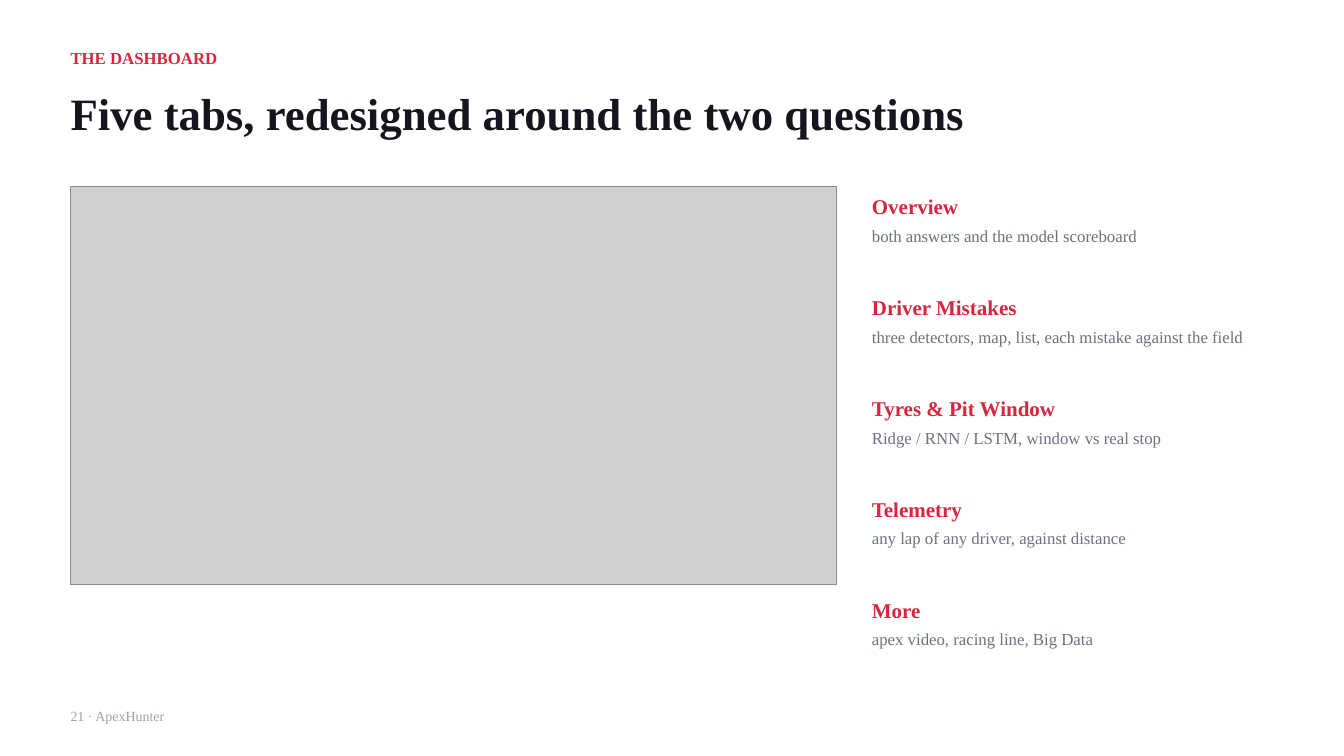
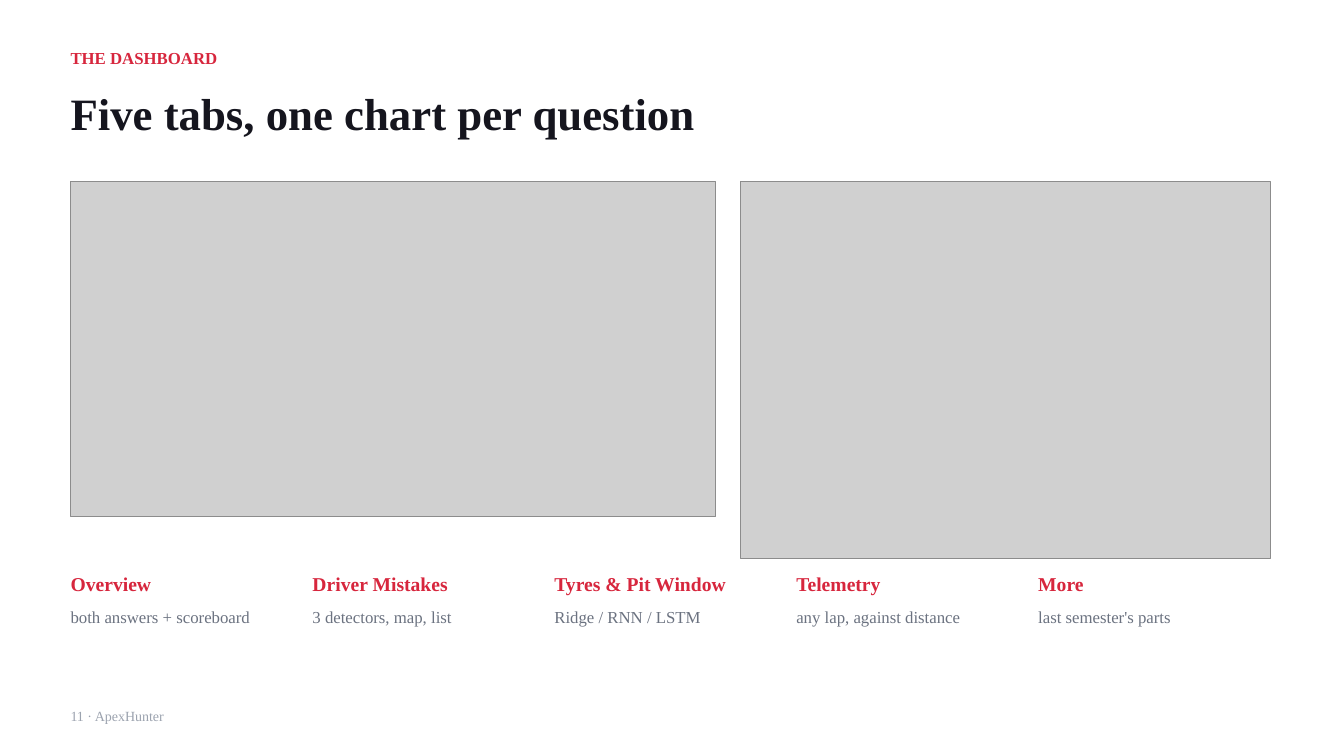
Before and after one commit to ParinShah2312/ApexHunter, a slide deck: slide 11 of docs/submission/ApexHunter_Presentation.pptx (slide 21 before the commit). Drawn at 1344x756 pixels with LibreOffice and Linux fonts; fonts in the diff are those of the drawing; grey boxes stand for pictures. Boxes give left, top, right and bottom in pixels: in the first picture for what was removed or moved away, otherwise in the second. Text is boxed around its words. In the diff, an @@ line names an element or a change of style, - is before the commit and + after.

```diff
--- a/docs/submission/ApexHunter_Presentation.pptx
+++ b/docs/submission/ApexHunter_Presentation.pptx
@@ text at (71,99,695,140): text changed @@
-Five tabs, redesigned around the two questions
+Five tabs, one chart per question
@@ picture: place and size @@
-picture at (71,187,837,585)
+picture at (71,181,716,517)
@@ picture added at (741,181,1270,559) @@
@@ text removed at (872,331,1243,347) @@
-three detectors, map, list, each mistake against the field
@@ text "Overview": place and size @@
-text "Overview" at (872,199,958,215)
+text "Overview" at (71,577,152,592)
@@ text "Driver Mistakes": place and size @@
-text "Driver Mistakes" at (872,300,1016,316)
+text "Driver Mistakes" at (312,577,448,591)
@@ size 15 to 14 pt in 5 elements at (1038,578,1083,591), (796,577,880,596), (71,577,152,592), (312,577,448,591), (554,577,726,596) @@
@@ text "Tyres & Pit Window": place and size @@
-text "Tyres & Pit Window" at (872,401,1055,421)
+text "Tyres & Pit Window" at (554,577,726,596)
@@ text "Telemetry": place and size @@
-text "Telemetry" at (872,502,962,522)
+text "Telemetry" at (796,577,880,596)
@@ text "More": place and size @@
-text "More" at (872,604,921,618)
+text "More" at (1038,578,1083,591)
@@ text at (71,611,250,623): text changed @@
-both answers and the model scoreboard
+both answers + scoreboard
@@ text added at (312,611,451,627), 12 pt, text #6B7280 @@
+3 detectors, map, list
@@ text at (554,611,701,627): text changed @@
-Ridge / RNN / LSTM, window vs real stop
+Ridge / RNN / LSTM
@@ text at (796,611,960,627): text changed @@
-any lap of any driver, against distance
+any lap, against distance
@@ text added at (1038,611,1171,627), 12 pt, text #6B7280 @@
+last semester's parts
@@ text removed at (872,633,1093,649) @@
-apex video, racing line, Big Data
@@ text at (71,712,164,724): text changed @@
-21 · ApexHunter
+11 · ApexHunter
```
Also in this commit, not shown: 9 other slides changed, 2 slides added, 14 slides removed, 2 other files.
